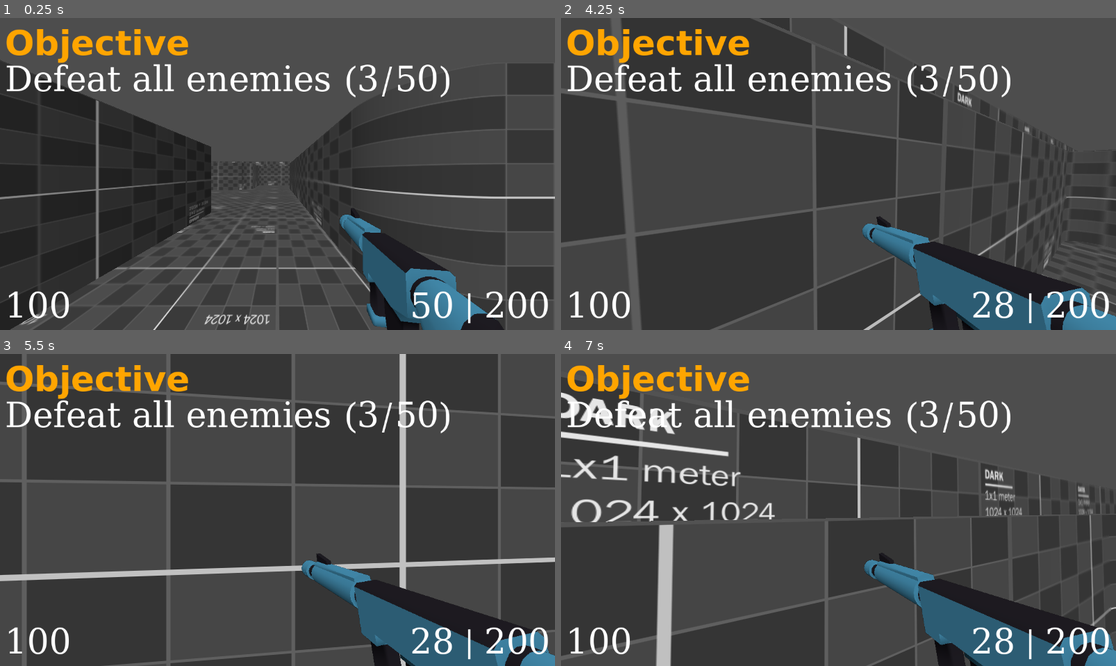
Above: before the commit, frames 1-4 (two rows, left to right).
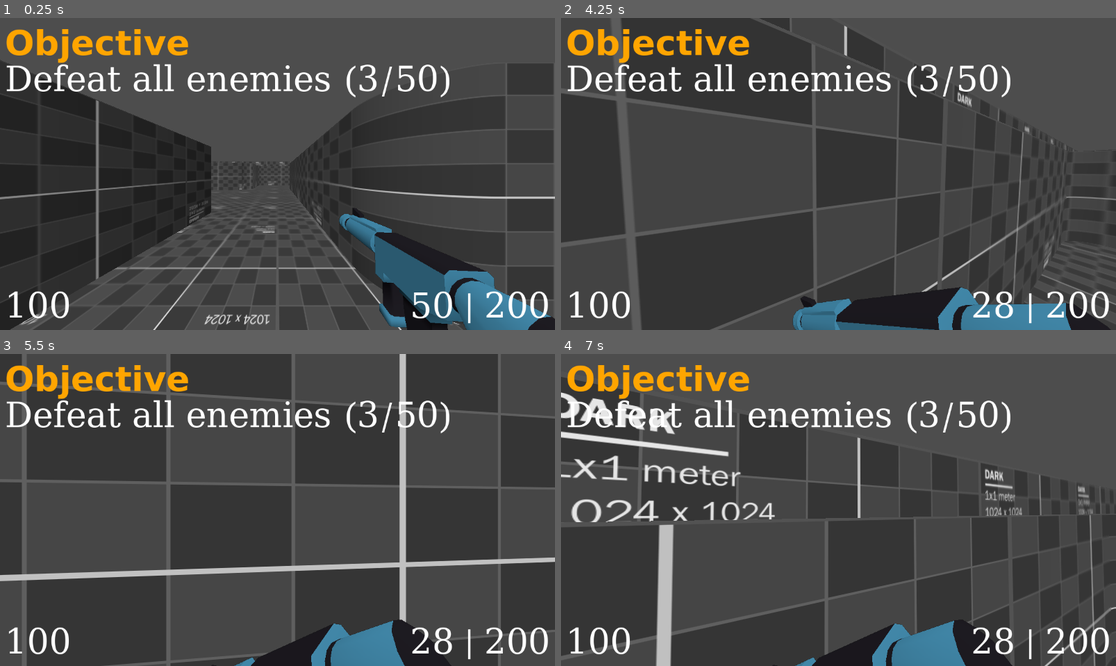
Above: after the commit, the same moments.

Repository: dairycultist/MyTinyGame
Game: Godot game, scene res://world.tscn
Two runs of this game, one before a commit and one after it. Both use one fixed random seed, a clock stepped at 60 frames per second and the inputs below.
Inputs (mouse positions are in pixels of both pictures, inside the frame that each line leads up to):
- Up to frame 1 (0.25 s): no input
- Up to frame 2 (4.25 s): move the mouse to (866, 174) at 0.52 s; press the mouse at (866, 174) at 0.53 s; hold W (walk_up) from 0.53 s (still down); tap Space (jump) at 0.77, 1.52, 3.02, 3.77 s; move the mouse to (810, 174) at 1.27 s; release the mouse at (810, 174) at 1.28 s; click (810, 174) at 1.35 s; move the mouse to (849, 167) at 2.02 s; press the mouse at (849, 167) at 2.03 s; move the mouse to (832, 180) at 2.77 s; release the mouse at (832, 180) at 2.78 s; click (832, 180) at 2.85 s; move the mouse to (877, 177) at 3.52 s; press the mouse at (877, 177) at 3.53 s; tap R (reload) at 4.15 s
- Up to frame 3 (5.5 s): keep holding W (walk_up); move the mouse to (233, 506) at 4.27 s; release the mouse at (233, 506) at 4.28 s; click (233, 506) at 4.35 s; tap Space (jump) at 4.52 s; move the mouse to (283, 510) at 5.02 s; press the mouse at (283, 510) at 5.03 s
- Up to frame 4 (7 s): move the mouse to (816, 503) at 5.77 s; release W (walk_up) at 5.78 s; release the mouse at (816, 503) at 5.78 s; hold D (walk_right) 5.78-6.53 s; click (816, 503) at 5.85 s; tap Space (jump) at 6.02, 6.77 s; move the mouse to (866, 510) at 6.52 s; press the mouse at (866, 510) at 6.53 s; hold W (walk_up) from 6.53 s (still down)

The runs differ from the first frame. In frame 1, 5.5% of the frame differs, in the area x 61-100%, y 60-100%; in frame 2, 9.1%, in the area x 41-100%, y 63-100%; in frame 3, 8.8%; in frame 4, 9.0%.

Commit message:
Reload animation

Diff:
--- a/player/player.tscn
+++ b/player/player.tscn
@@ -49,7 +49,7 @@
 transform = Transform3D(1, 0, 0, 0, 1, 0, 0, 0, 1, 0, 100, 0)
 
 [node name="Rifle" type="MeshInstance3D" parent="GUIGunOverlay/GunOverlay/Camera3D"]
-transform = Transform3D(-0.0507616, -0.0462868, -0.0726691, -0.0372851, 0.0878383, -0.0299041, 0.0776729, 0.011915, -0.0618462, -0.638, -0.63, -1.206)
+transform = Transform3D(-0.0994151, 0.000941277, 0.0107588, 0, 0.0996195, -0.00871558, -0.0107999, -0.0086646, -0.0990368, 0.65, -0.44, -1.74)
 mesh = ExtResource("2_1jxqw")
 surface_material_override/0 = SubResource("ShaderMaterial_boad6")
 surface_material_override/1 = SubResource("ShaderMaterial_rgyib")
--- a/player/rifle_animator.gd
+++ b/player/rifle_animator.gd
@@ -1,37 +1,42 @@
 extends MeshInstance3D
 
-const SHOOT_POS = Vector3(0.65, -0.44, -1.74)
-const SHOOT_ROT = Vector3(deg_to_rad(5.0), deg_to_rad(173.8), 0.0)
+const SHOOT_POS := Vector3(0.65, -0.44, -1.74)
+const SHOOT_ROT := Vector3(deg_to_rad(5.0), deg_to_rad(173.8), 0.0)
 
-const RUN_POS = Vector3(-0.64, -0.63, -1.21)
-const RUN_ROT = Vector3(deg_to_rad(17.4), deg_to_rad(229.6), deg_to_rad(-23.0))
+const RUN_POS := Vector3(-0.64, -0.63, -1.21)
+const RUN_ROT := Vector3(deg_to_rad(17.4), deg_to_rad(229.6), deg_to_rad(-23.0))
+
+const RELOAD_POS := Vector3(-0.33, -1.09, -1.22)
+const RELOAD_ROT := Vector3(deg_to_rad(39.3), deg_to_rad(210.6), deg_to_rad(-23.0))
 
 var target_pos = SHOOT_POS
 var target_rot = SHOOT_ROT
 
 var reload_thread: Thread
+var reloading := false
 
 func _process(delta: float) -> void:
 
-	var run_amount := Input.get_vector("walk_left", "walk_right", "walk_up", "walk_down").normalized().length()
+	if not reloading:
 
-	if run_amount > 0:
+		var run_amount := Input.get_vector("walk_left", "walk_right", "walk_up", "walk_down").normalized().length()
 
-		target_pos = RUN_POS + Vector3(
-			cos(Time.get_ticks_msec() * 0.01) * 0.03,
-			abs(sin(Time.get_ticks_msec() * 0.01) * 0.03),
-			0.0
-		)
+		if run_amount > 0:
 
-		target_rot = RUN_ROT
-	else:
-		target_pos = SHOOT_POS
-		target_rot = SHOOT_ROT
+			target_pos = RUN_POS + Vector3(
+				cos(Time.get_ticks_msec() * 0.01) * 0.03,
+				abs(sin(Time.get_ticks_msec() * 0.01) * 0.03),
+				0.0
+			)
+			target_rot = RUN_ROT
+		else:
+			target_pos = SHOOT_POS
+			target_rot = SHOOT_ROT
 
-	if Input.is_action_pressed("fire"):
-		position = SHOOT_POS
-		rotation = SHOOT_ROT
-		position.z += RandomNumberGenerator.new().randf_range(0.0, 0.1)
+		if Input.is_action_pressed("fire"):
+			position = SHOOT_POS
+			rotation = SHOOT_ROT
+			position.z += RandomNumberGenerator.new().randf_range(0.0, 0.1)
 
 	position = lerp(position, target_pos, delta * 15);
 	rotation = lerp(rotation, target_rot, delta * 15);
@@ -39,6 +44,10 @@
 func do_reload_animation(player: Node3D):
 
 	player.can_shoot = false
+	reloading = true
+
+	target_pos = RELOAD_POS
+	target_rot = RELOAD_ROT
 
 	if reload_thread:
 		reload_thread.wait_to_finish()
@@ -51,6 +60,7 @@
 	OS.delay_msec(1000)
 
 	player.can_shoot = true
+	reloading = false
 
 	if player.reserve_ammo >= player.max_clip_ammo - player.clip_ammo:
 		player.reserve_ammo -= player.max_clip_ammo - player.clip_ammo
